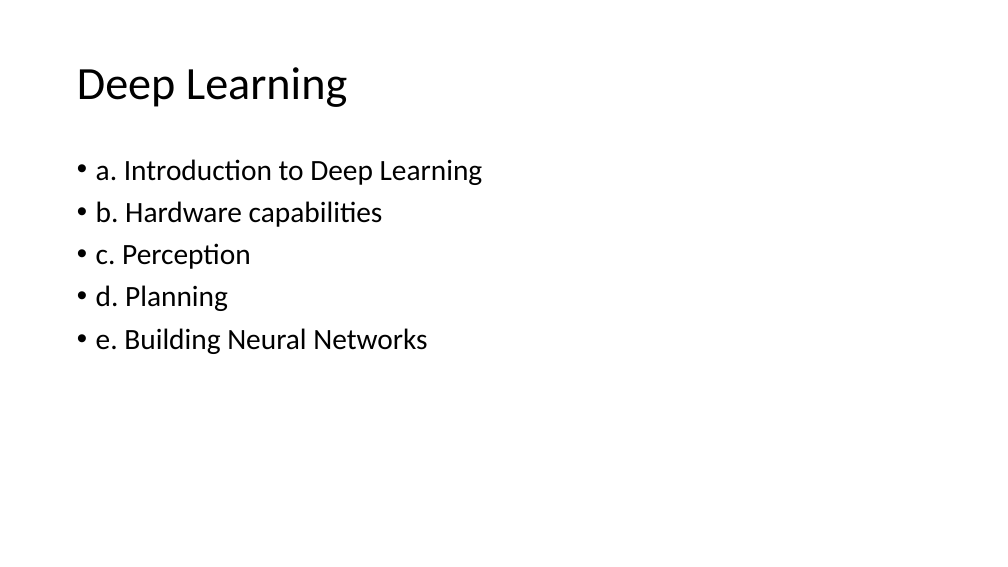
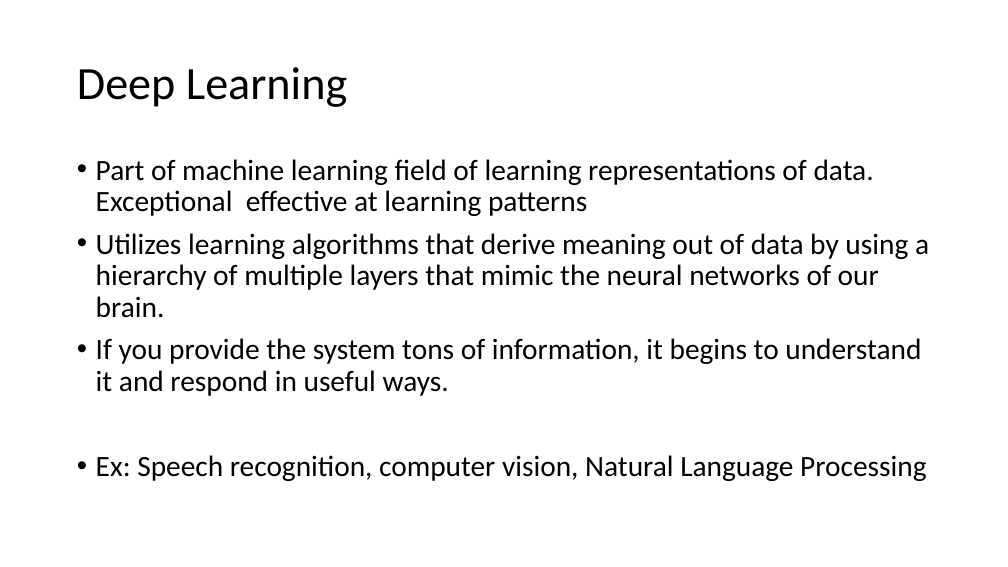
Before and after one commit to Racerxali/Billoo, a slide deck: slide 6 of AI.pptx. Drawn at 1008x567 pixels with LibreOffice and Linux fonts; fonts in the diff are those of the drawing. Boxes give left, top, right and bottom in pixels: in the first picture for what was removed or moved away, otherwise in the second. Text is boxed around its words. In the diff, an @@ line names an element or a change of style, - is before the commit and + after.

```diff
--- a/AI.pptx
+++ b/AI.pptx
@@ text at [96,159,929,481]: text changed @@
-• a. Introduction to Deep Learning
-• b. Hardware capabilities
-• c. Perception
-• d. Planning
-• e. Building Neural Networks
+• Part of machine learning field of learning representations of data. Exceptional effective at learning patterns
+• Utilizes learning algorithms that derive meaning out of data by using a hierarchy of multiple layers that mimic the neural networks of our brain.
+• If you provide the system tons of information, it begins to understand it and respond in useful ways.
+• Ex: Speech recognition, computer vision, Natural Language Processing
```
Also in this commit, not shown: 6 other slides changed, 1 slide added, 5 slides removed.
